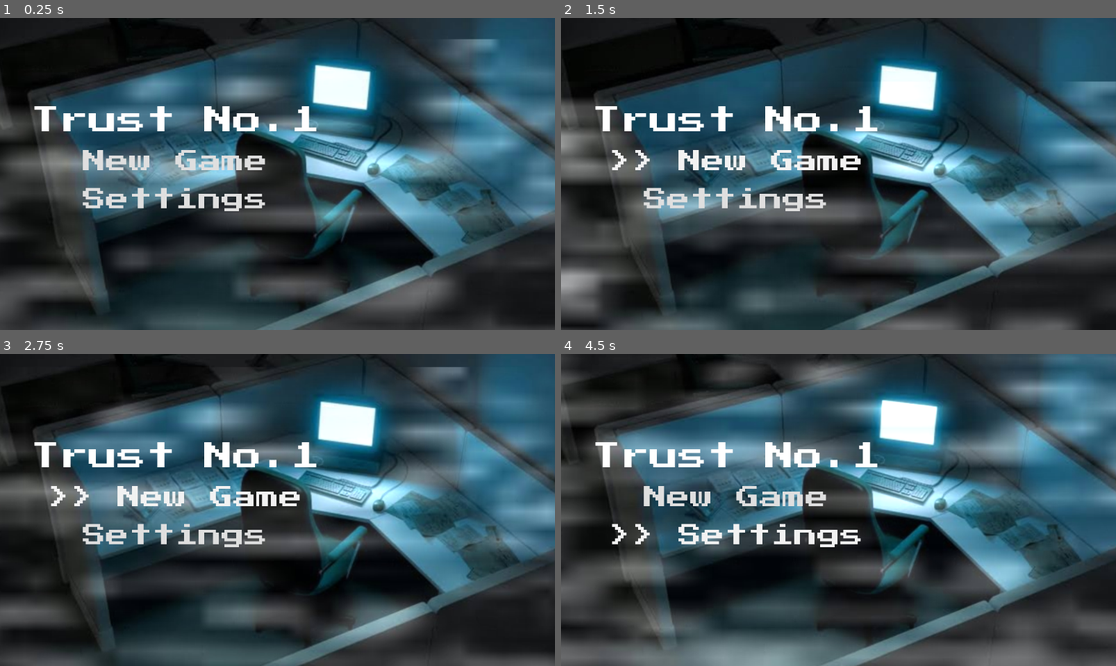
Above: before the commit, frames 1-4 (two rows, left to right).
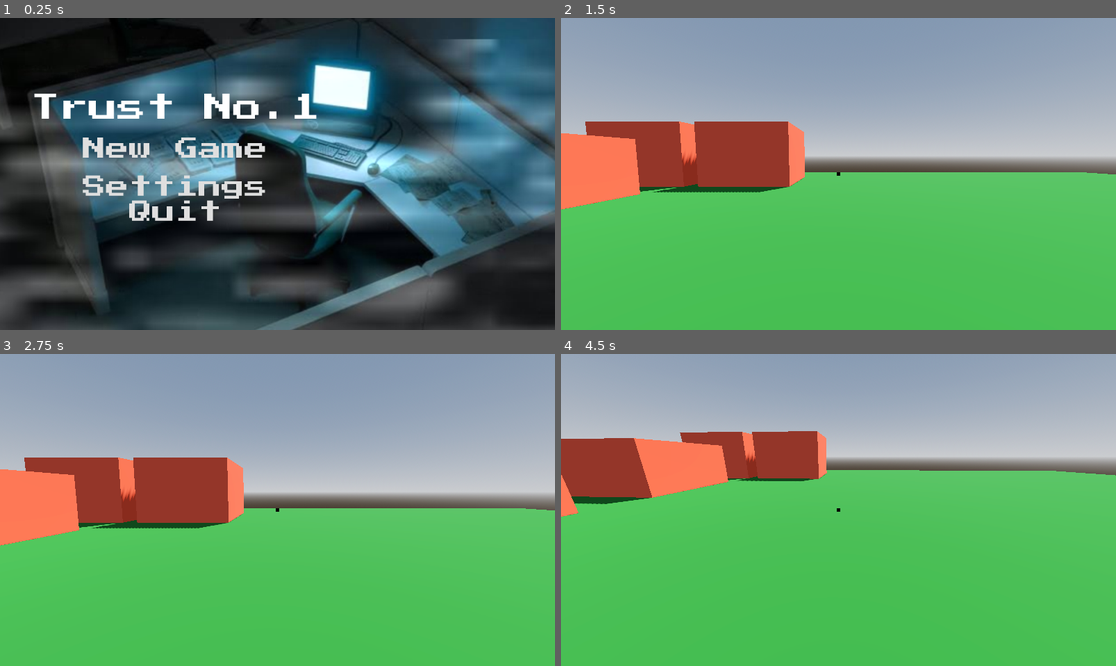
Above: after the commit, the same moments.

Repository: mitchglitchisdabestg/trust-no.-1game-jam
Game: Godot game, scene res://main_menu.tscn
Two runs of this game, one before a commit and one after it. Both use one fixed random seed, a clock stepped at 60 frames per second and the inputs below. This scene is started directly instead of the project's main scene.
Inputs (mouse positions are in pixels of both pictures, inside the frame that each line leads up to):
- Up to frame 1 (0.25 s): no input
- Up to frame 2 (1.5 s): click "New Game" at 0.5 s; click (738, 161) at 1.25 s, where only the run before the commit has a clickable ">> New Game"
- Up to frame 3 (2.75 s): click (177, 497) at 2 s, where only the run before the commit has a clickable ">> New Game"
- Up to frame 4 (4.5 s): move the mouse to (960, 494) at 2.77 s; hold D (Right) 2.78-3.5 s; hold C (Crouch) 2.78-3.5 s; tap Space (Jump) at 3.02 s; click (738, 497) at 3.5 s, where only the run before the commit has a clickable "New Game"; move the mouse to (727, 525) at 4.27 s; hold S (Down) from 4.28 s (still down); tap Shift (Sprint) at 4.35 s

The runs differ from the first frame. In frame 1, 5.5% of the frame differs, in the area x 6-58%, y 24-66%; in frame 2, 100%; in frame 3, 100%; in frame 4, 100%, in the area x 0-100%, y 0-100%.

Commit message:
Added a quit button to Ruslan's main menu

Diff:
--- a/main_menu.gd
+++ b/main_menu.gd
@@ -10,9 +10,10 @@
 	start_position = background.position
 
 func _on_new_game_button_pressed() -> void:
-	get_tree().change_scene_to_file("res://Scenes/world.tscn")
+	get_tree().change_scene_to_file("res://Scenes/world/world.tscn")
 
-
+func _on_quit_pressed() -> void:
+	get_tree().quit()
 
 # Called every frame. 'delta' is the elapsed time since the previous frame.
 func _process(delta: float) -> void:
@@ -34,3 +35,9 @@
 
 func _on_settings_button_mouse_exited() -> void:
 	$MarginContainer/VBoxContainer/SettingsButton.text = "Settings"
+
+func _on_quit_mouse_entered() -> void:
+	$MarginContainer/VBoxContainer/Quit.text = ">> Quit"
+
+func _on_quit_mouse_exited() -> void:
+	$MarginContainer/VBoxContainer/Quit.text = "Quit"
--- a/main_menu.tscn
+++ b/main_menu.tscn
@@ -111,8 +111,26 @@
 theme_override_styles/focus = SubResource("StyleBoxEmpty_0o4t1")
 text = "Settings"
 
+[node name="Quit" type="Button" parent="MarginContainer/VBoxContainer" unique_id=1296841661]
+layout_mode = 2
+theme_override_constants/h_separation = 0
+theme_override_constants/line_spacing = 500
+theme_override_fonts/font = ExtResource("5_glbon")
+theme_override_font_sizes/font_size = 48
+theme_override_styles/normal = SubResource("StyleBoxEmpty_qe12f")
+theme_override_styles/pressed = SubResource("StyleBoxEmpty_8qtwp")
+theme_override_styles/hover = SubResource("StyleBoxEmpty_dy7ct")
+theme_override_styles/focus = SubResource("StyleBoxEmpty_0o4t1")
+text = "Quit"
+
 [connection signal="mouse_entered" from="MarginContainer/VBoxContainer/NewGameButton" to="." method="_on_new_game_button_mouse_entered"]
 [connection signal="mouse_exited" from="MarginContainer/VBoxContainer/NewGameButton" to="." method="_on_new_game_button_mouse_exited"]
 [connection signal="pressed" from="MarginContainer/VBoxContainer/NewGameButton" to="." method="_on_new_game_button_pressed"]
 [connection signal="mouse_entered" from="MarginContainer/VBoxContainer/SettingsButton" to="." method="_on_settings_button_mouse_entered"]
 [connection signal="mouse_exited" from="MarginContainer/VBoxContainer/SettingsButton" to="." method="_on_settings_button_mouse_exited"]
+[connection signal="focus_entered" from="MarginContainer/VBoxContainer/Quit" to="." method="_on_quit_focus_entered"]
+[connection signal="mouse_entered" from="MarginContainer/VBoxContainer/Quit" to="." method="_on_quit_mouse_entered"]
+[connection signal="mouse_entered" from="MarginContainer/VBoxContainer/Quit" to="." method="_on_settings_button_mouse_entered"]
+[connection signal="mouse_exited" from="MarginContainer/VBoxContainer/Quit" to="." method="_on_quit_mouse_exited"]
+[connection signal="mouse_exited" from="MarginContainer/VBoxContainer/Quit" to="." method="_on_settings_button_mouse_exited"]
+[connection signal="pressed" from="MarginContainer/VBoxContainer/Quit" to="." method="_on_quit_pressed"]
